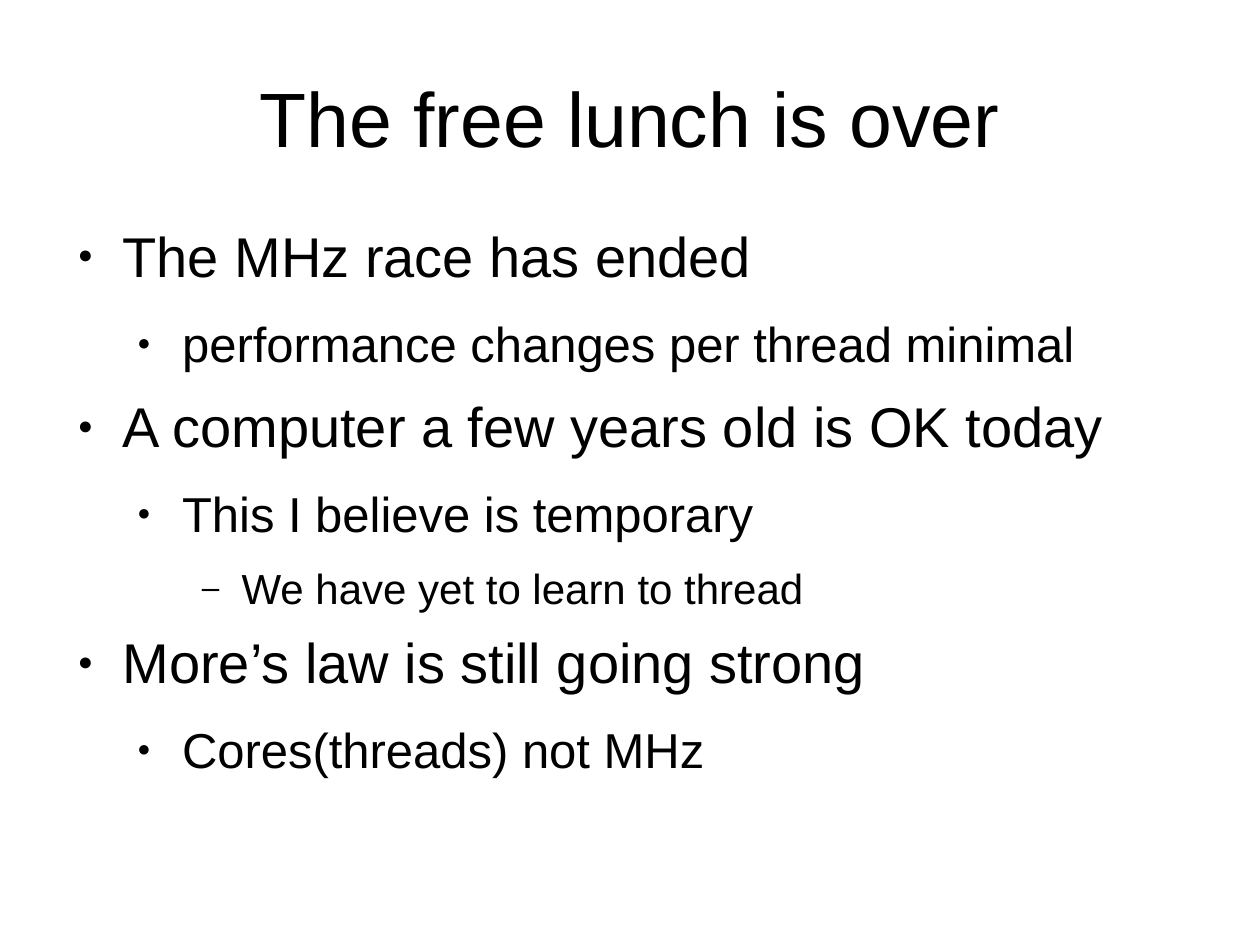
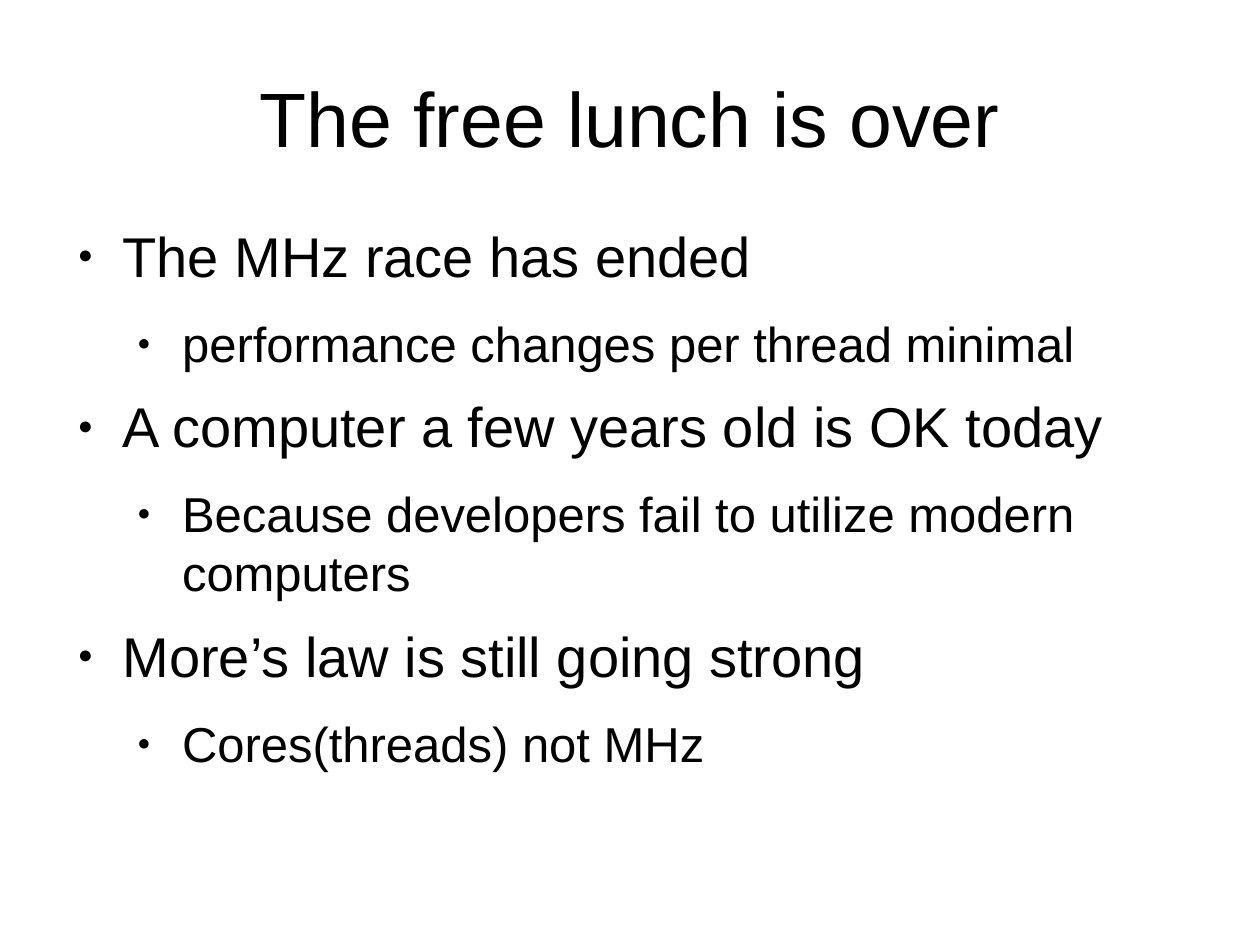
Before and after one commit to mlidbom/FSharpElevate, a slide deck: slide 7 of FSharp2.pptx (slide 4 before the commit). Drawn at 1260x945 pixels with LibreOffice and Linux fonts; fonts in the diff are those of the drawing. Boxes give left, top, right and bottom in pixels: in the first picture for what was removed or moved away, otherwise in the second. Text is boxed around its words. In the diff, an @@ line names an element or a change of style, - is before the commit and + after.

```diff
--- a/FSharp2.pptx
+++ b/FSharp2.pptx
@@ text at bbox=[182, 496, 1074, 601]: text changed; size 24 to 28 pt @@
-  ● This I believe is temporary
-    – We have yet to learn to thread
+  ● Because developers fail to utilize modern computers
```
Also in this commit, not shown: 10 other slides changed, 4 slides added, 2 slides removed.
